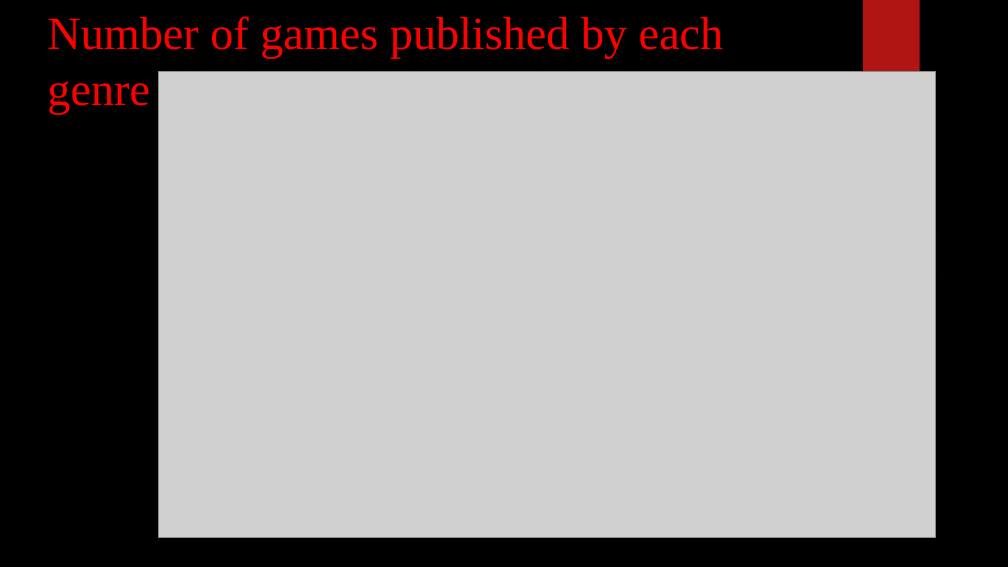
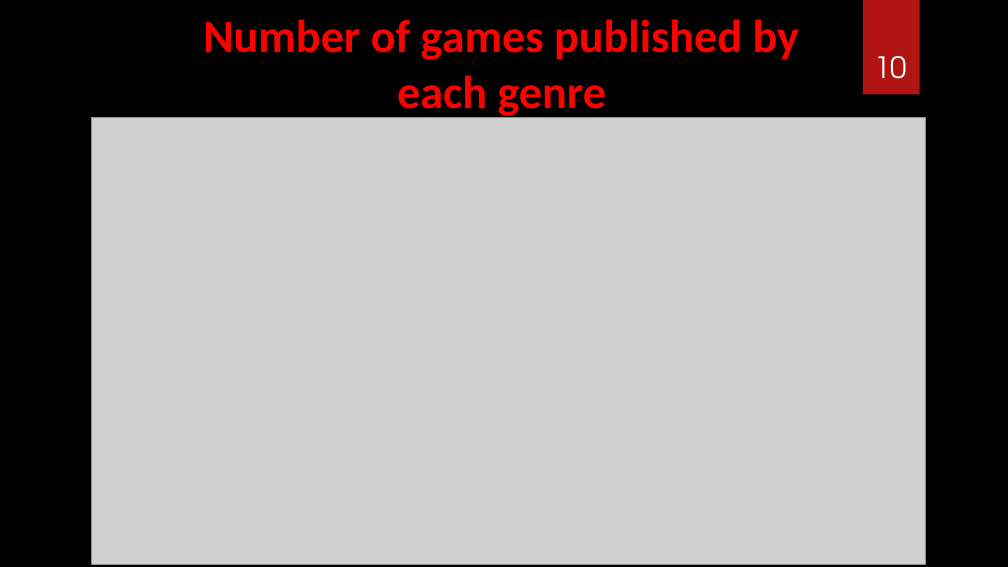
Before and after one commit to JMDUKU/GROUP-K-EDA-PROJECT, a slide deck: slide 10 of Group K EDA Project DIGICAP.pptx (slide 9 before the commit). Drawn at 1008x567 pixels with LibreOffice and Linux fonts; fonts in the diff are those of the drawing; grey boxes stand for pictures; background and template pictures are left out. Boxes give left, top, right and bottom in pixels: in the first picture for what was removed or moved away, otherwise in the second. Text is boxed around its words. In the diff, an @@ line names an element or a change of style, - is before the commit and + after.

```diff
--- a/Group K EDA Project DIGICAP.pptx
+++ b/Group K EDA Project DIGICAP.pptx
@@ title "Number of games published by ...": place and size @@
-title "Number of games published by ..." at box(47, 16, 724, 114)
+title "Number of games published by ..." at box(203, 19, 799, 119)
@@ title "Number of games published by ..." at box(203, 19, 799, 119): font Times New Roman to Calibri, bold on; alignment left to centre @@
@@ page number added at box(874, 56, 907, 79), 28 pt, text #FFFFFF @@
+10
@@ picture: place and size @@
-picture at box(158, 72, 936, 538)
+picture at box(91, 117, 925, 564)
```
Also in this commit, not shown: 18 other slides changed, 2 slides added, 1 slide removed.
